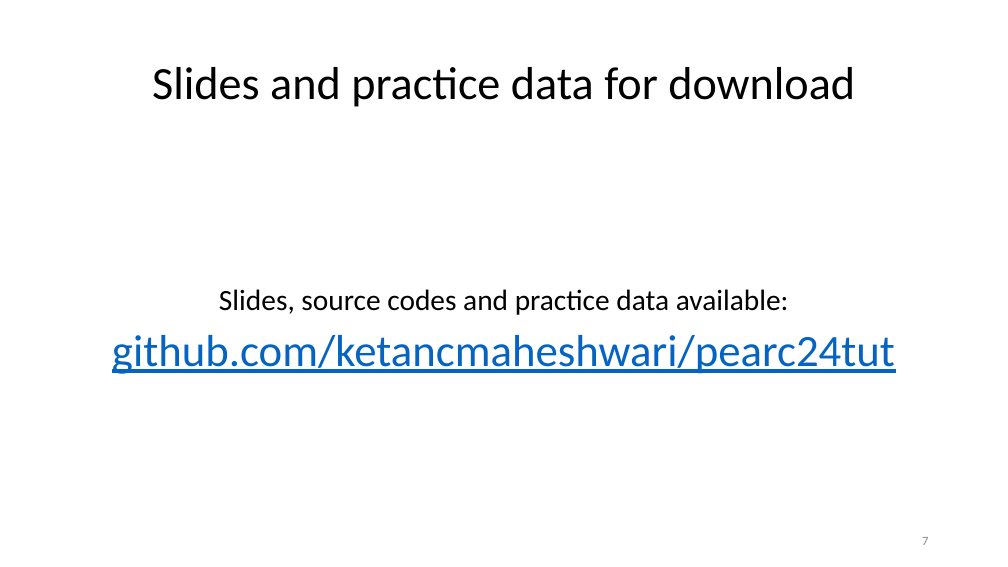
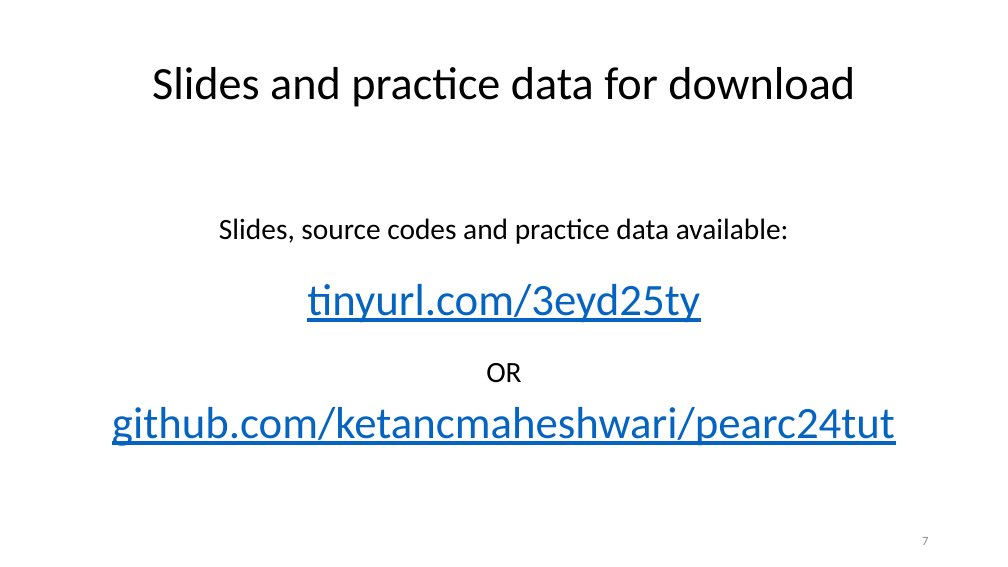
Before and after one commit to ketancmaheshwari/pearc24tut, a slide deck: slide 7 of gnu-parallel-tutorial.pptx. Drawn at 1008x567 pixels with LibreOffice and Linux fonts; fonts in the diff are those of the drawing. Boxes give left, top, right and bottom in pixels: in the first picture for what was removed or moved away, otherwise in the second. Text is boxed around its words. In the diff, an @@ line names an element or a change of style, - is before the commit and + after.

```diff
--- a/gnu-parallel-tutorial.pptx
+++ b/gnu-parallel-tutorial.pptx
@@ text at bbox=[219, 218, 789, 382]: text changed @@
-Slides, source codes and practice data available:
+Slides, source codes and practice data available:
+tinyurl.com/3eyd25ty
+OR
```
Also in this commit, not shown: 7 other slides changed.
